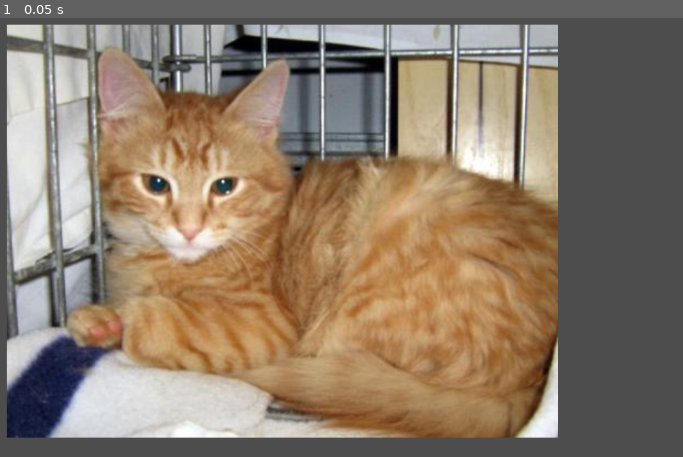
Above: before the commit, frame 1.
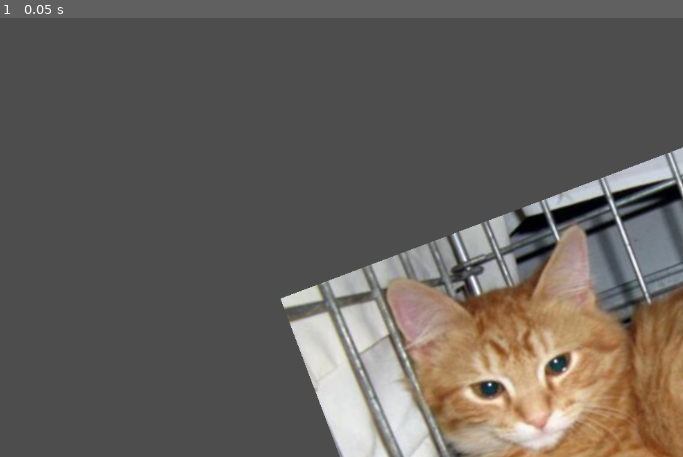
Above: after the commit, the same moment.

Repository: proj-spirit/Spirit
Game: Godot game, scene res://main_scene.tscn
Same seed, same stepped clock (60 frames per second), same inputs: the game is played once before the commit and once after it.
Inputs:
- Up to frame 1 (0.05 s): no input

The runs differ from the first frame. In frame 1, 84% of the frame differs, in the area x 1-100%, y 1-100%.

Commit message:
test cat picture
rotated cat picture

Diff:
--- a/main_scene.tscn
+++ b/main_scene.tscn
@@ -5,7 +5,9 @@
 [node name="main-scene" type="Node2D"]
 
 [node name="cat" type="Sprite2D" parent="."]
-scale = Vector2(3, 3)
+position = Vector2(955, 417)
+rotation = -0.359538
+scale = Vector2(3.26677, 2.96733)
 texture = ExtResource("1_j7sv4")
 
 [node name="Camera2D" type="Camera2D" parent="."]
